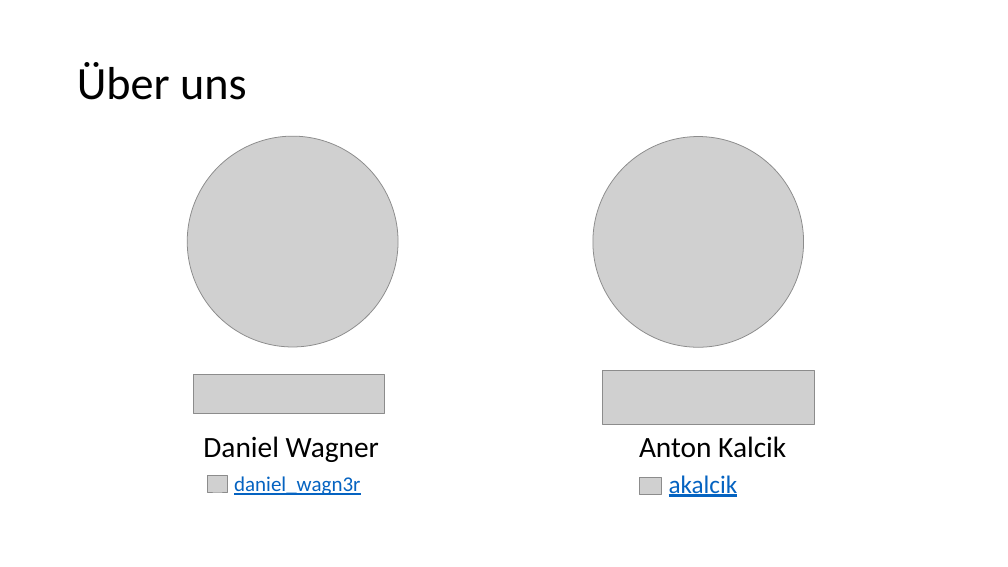
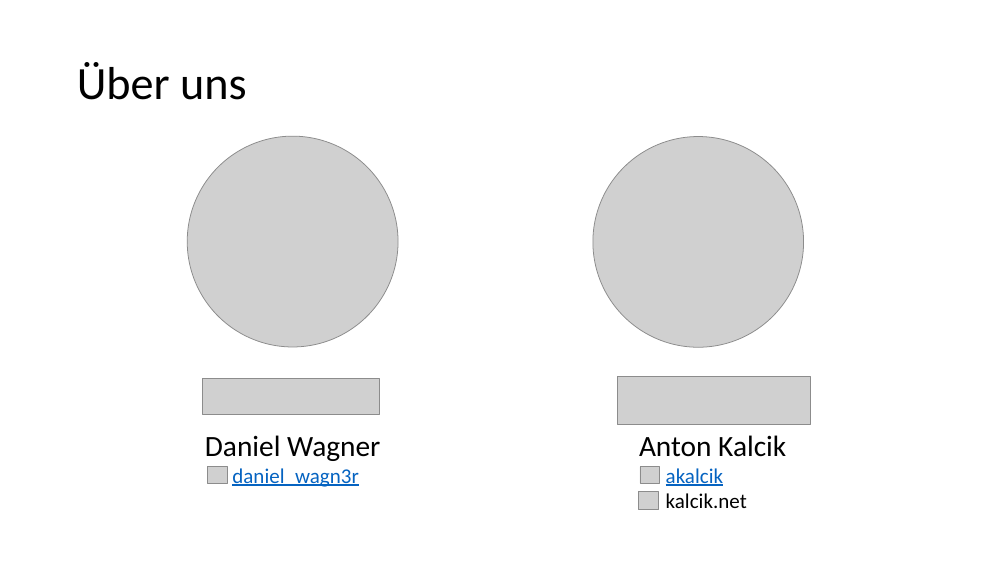
Before and after one commit to danielwagn3r/openid-workshop, a slide deck: slide 2 of OpenID & OAuth.pptx. Drawn at 1008x567 pixels with LibreOffice and Linux fonts; fonts in the diff are those of the drawing; grey boxes stand for pictures. Boxes give left, top, right and bottom in pixels: in the first picture for what was removed or moved away, otherwise in the second. Text is boxed around its words. In the diff, an @@ line names an element or a change of style, - is before the commit and + after.

Commit message:
Layout adjusment

```diff
--- a/OpenID & OAuth.pptx
+++ b/OpenID & OAuth.pptx
@@ picture: place and size @@
-picture at (193, 374, 384, 414)
+picture at (203, 379, 380, 415)
@@ picture: place and size @@
-picture at (603, 371, 815, 424)
+picture at (618, 377, 811, 425)
@@ 2 pictures, 1 text: place and size @@
-2 pictures, 1 text at (208, 476, 662, 495)
+2 pictures, 1 text at (208, 467, 660, 487)
@@ text "akalcik" at (666, 468, 723, 486): size 24 to 20 pt @@
@@ picture added at (639, 492, 659, 510) @@
@@ text added at (666, 493, 747, 508), 20 pt, text #000000 @@
+kalcik.net
```
Also in this commit, not shown: 1 slide added, 1 slide removed.
